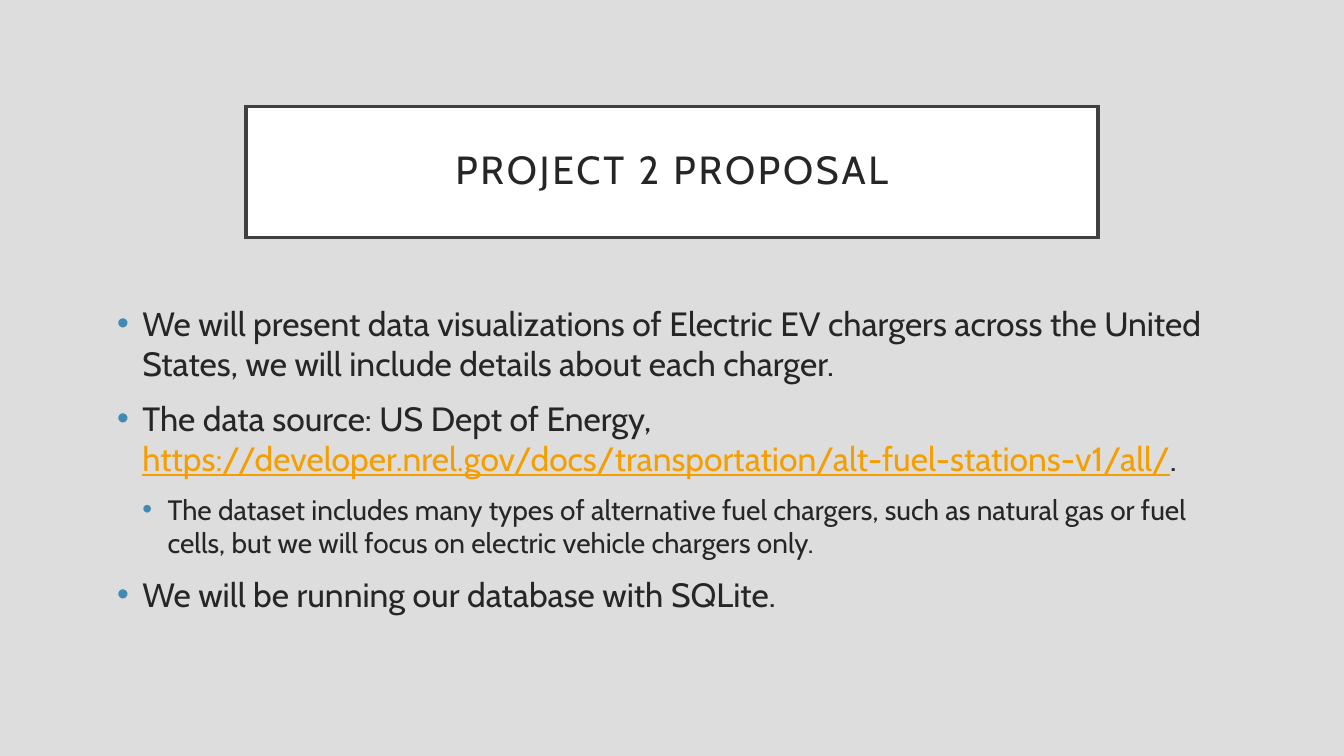
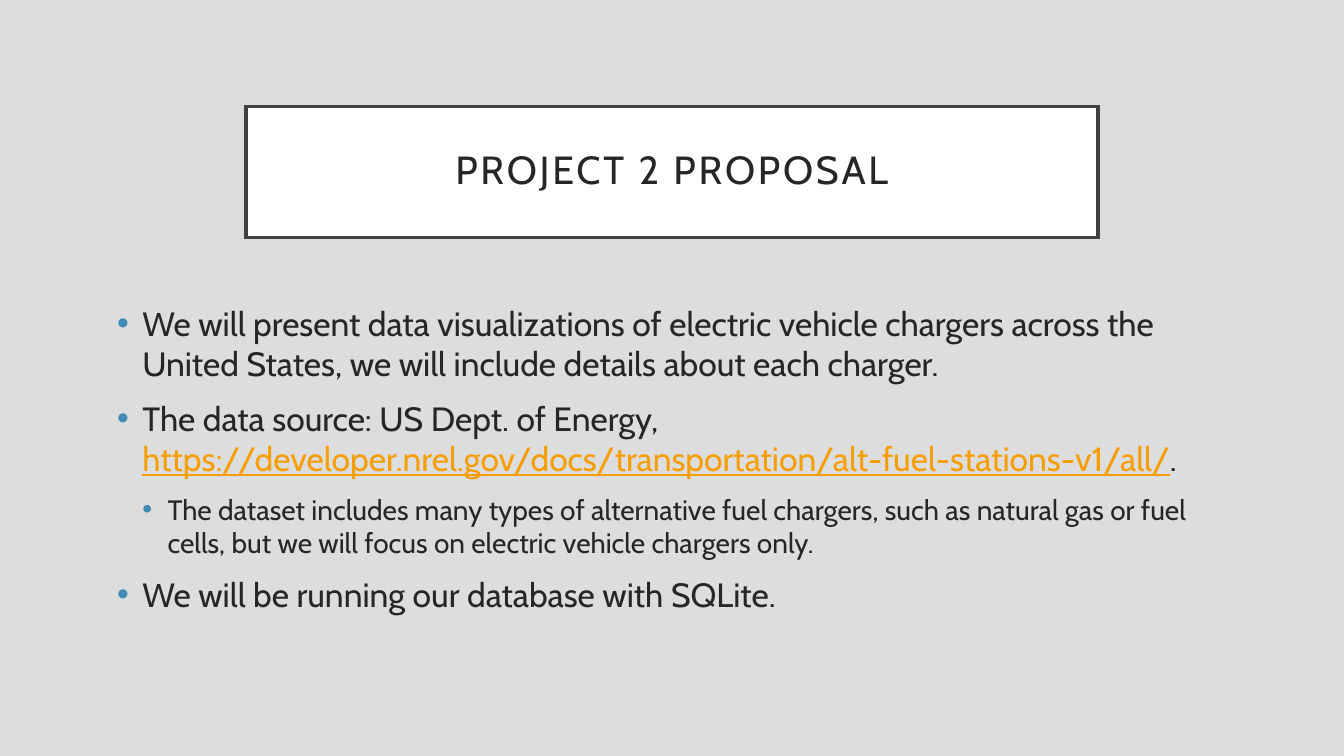
Before and after one commit to zhr47/P2_EV_Chargers, a slide deck: slide 2 of Project2 EV Chargers.pptx. Drawn at 1344x756 pixels with LibreOffice and Linux fonts; fonts in the diff are those of the drawing. Boxes give left, top, right and bottom in pixels: in the first picture for what was removed or moved away, otherwise in the second. Text is boxed around its words. In the diff, an @@ line names an element or a change of style, - is before the commit and + after.

```diff
--- a/Project2 EV Chargers.pptx
+++ b/Project2 EV Chargers.pptx
@@ text at [142, 311, 1176, 479]: text changed @@
-• We will present data visualizations of Electric EV chargers across the United States, we will include details about each charger.
-• The data source: US Dept of Energy, https://developer.nrel.gov/docs/transportation/alt-fuel-stations-v1/all/.
+• We will present data visualizations of electric vehicle chargers across the United States, we will include details about each charger.
+• The data source: US Dept. of Energy, https://developer.nrel.gov/docs/transportation/alt-fuel-stations-v1/all/.
```
Also in this commit, not shown: 6 other files.
